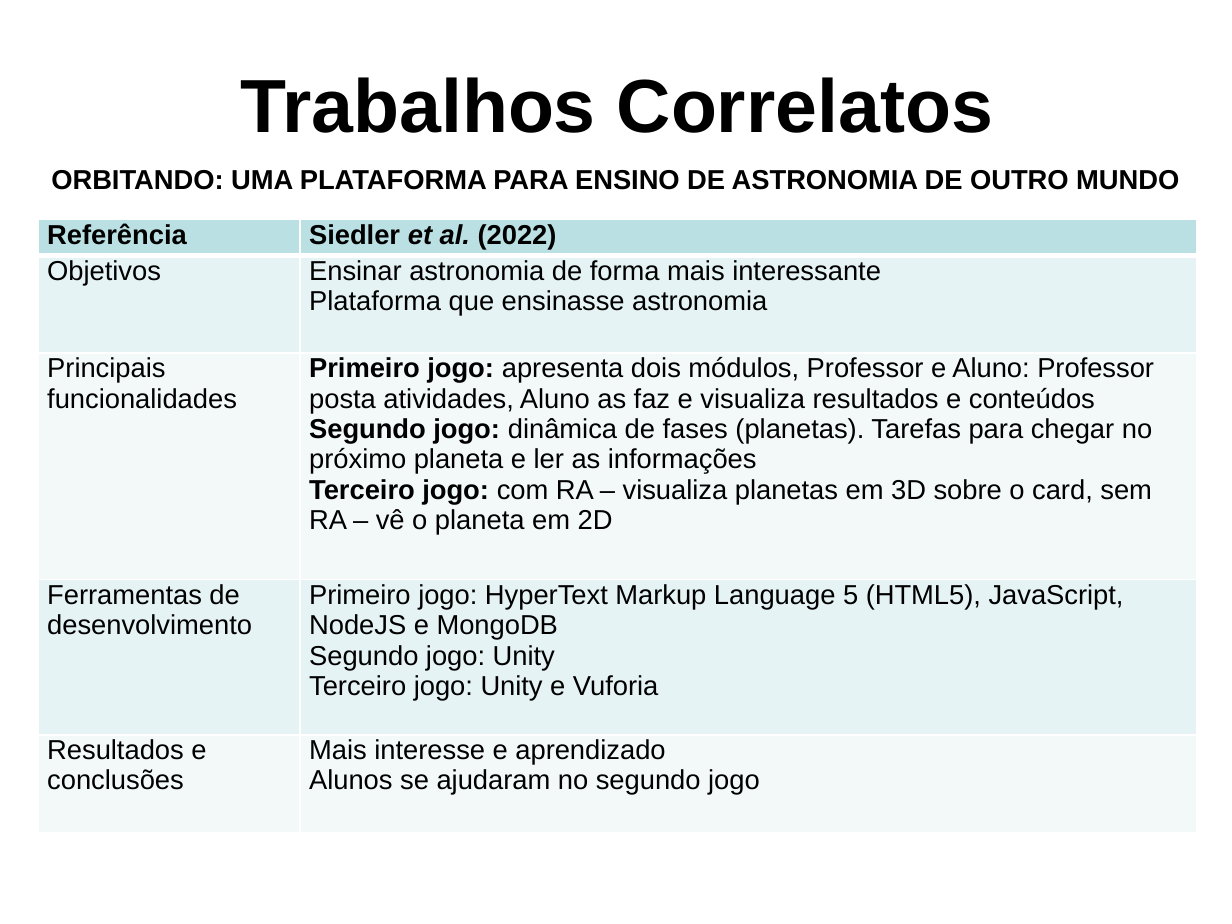
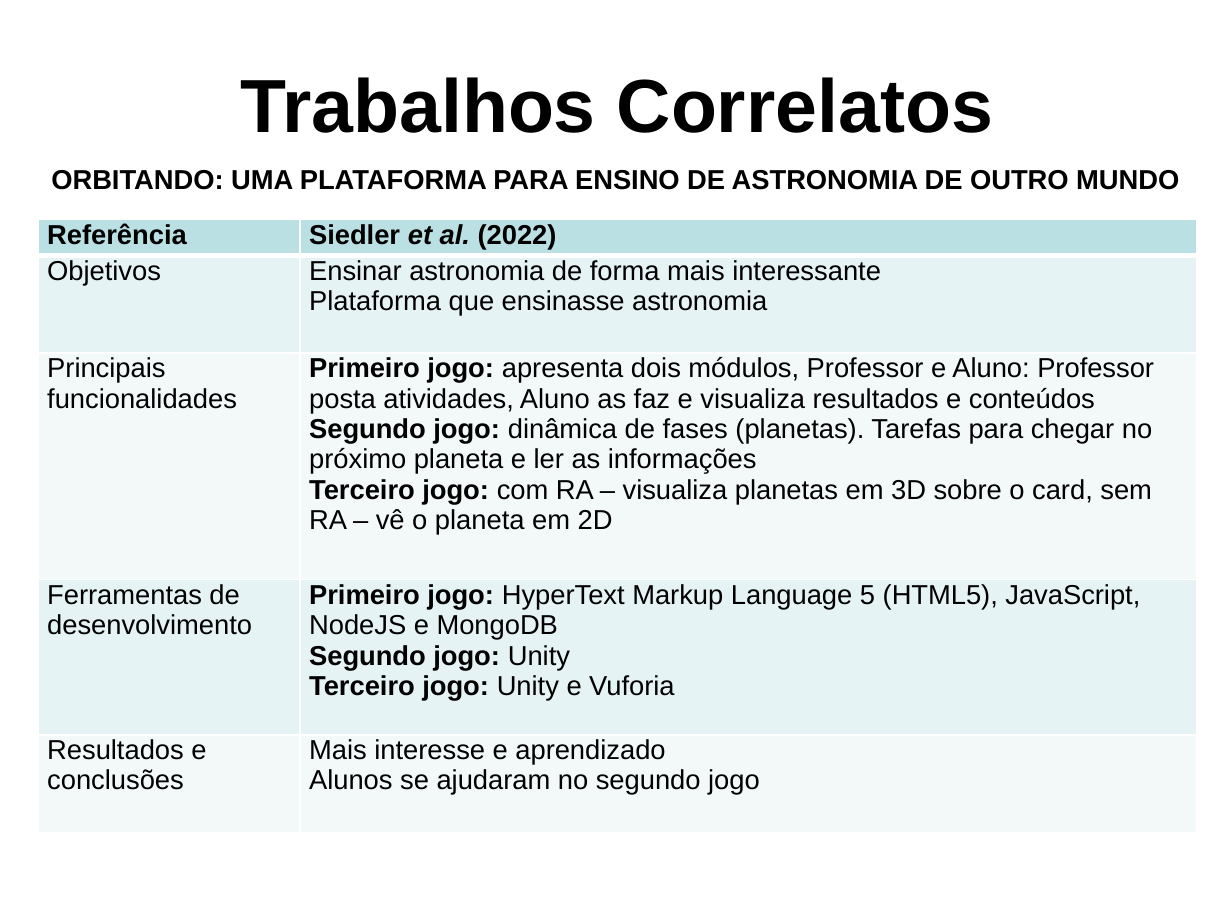
Before and after one commit to PanicAThePython/tcc_NataliaSensWeise, a slide deck: slide 8 of Slides_NataliaSensWeise.pptx. Drawn at 1232x924 pixels with LibreOffice and Linux fonts; fonts in the diff are those of the drawing; background and template pictures are left out. Boxes give left, top, right and bottom in pixels: in the first picture for what was removed or moved away, otherwise in the second. Text is boxed around its words. In the diff, an @@ line names an element or a change of style, - is before the commit and + after.

```diff
--- a/Slides_NataliaSensWeise.pptx
+++ b/Slides_NataliaSensWeise.pptx
@@ table at (x1=38, y1=219, x2=1198, y2=832) @@
@@ bold on in "Primeiro jogo:", "Segundo jogo:", "Terceiro jogo:" @@
```
Also in this commit, not shown: 2 other slides changed.
